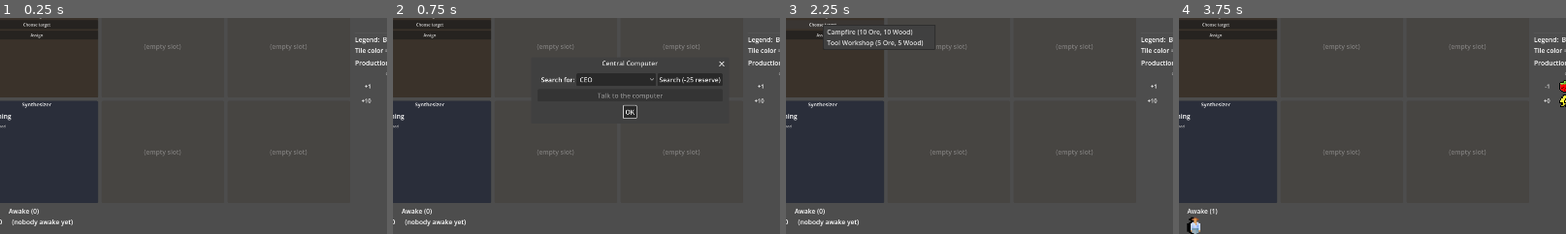
Above: before the commit, frames 1-4 (left to right).
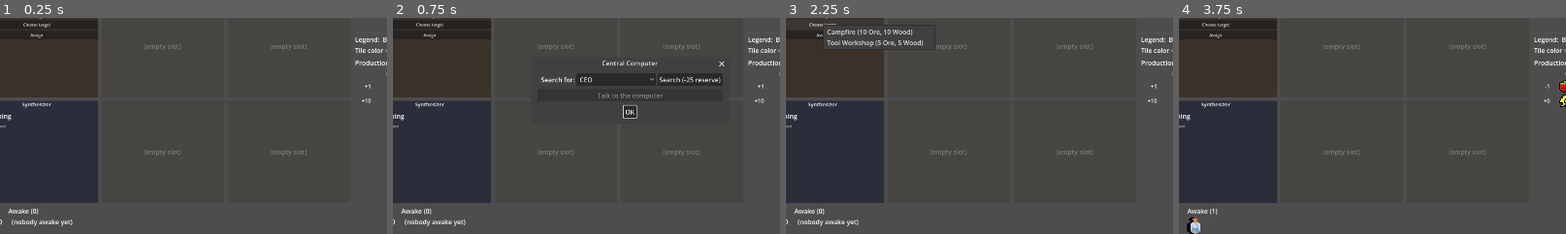
Above: after the commit, the same moments.

Repository: Infornographie/degel
Game: Godot game, scene res://scenes/main_ui.tscn
Same seed, same stepped clock (60 frames per second), same inputs: the game is played once before the commit and once after it.
Inputs:
- Up to frame 1 (0.25 s): no input
- Up to frame 2 (0.75 s): click "Interact" at 0.5 s
- Up to frame 3 (2.25 s): click "OK" at 1.25 s; click "Choose target" at 2 s
- Up to frame 4 (3.75 s): click "Assign" at 2.75 s; click "Wake" at 3.5 s
The pictures show only the part of the screen within x 19-69%, y 32-82%; the shares and areas given below are measured in that part.

The runs differ from the first frame. In frame 1, 0.3% of the frame differs, in the area x 2-19%, y 88-97%; in frame 2, 0.3%; in frame 3, 0.3%; in frame 4, nothing differs.

Commit message:
Nettoyage UI 4
- extraction info view

Diff:
--- a/scenes/main_ui.gd
+++ b/scenes/main_ui.gd
@@ -4,7 +4,6 @@
 
 const BUNKER_BUILDING_IDS: Array[String] = ["computer", "cryo_room", "synthesizer"]
 
-var _famine_label: Label
 var _awake_header: Label
 var _awake_list: HBoxContainer
 var _advance_button: Button
@@ -16,7 +15,6 @@
 var _popup_submenus: Array[PopupMenu] = []
 var _colony_grid: GridContainer
 const COLONY_SLOTS: int = 12
-var _infos_section: VBoxContainer
 var _placement_mode_type_id: String = ""  # si non vide, on est en mode placement d'un type donné
 
 
@@ -90,12 +88,11 @@
 	middle_row.add_theme_constant_override("separation", 16)
 	main_vbox.add_child(middle_row)
 
-	var infos_panel := VBoxContainer.new()
-	infos_panel.size_flags_horizontal = Control.SIZE_EXPAND_FILL
-	infos_panel.size_flags_stretch_ratio = 0.20
-	infos_panel.clip_contents = true
-	middle_row.add_child(infos_panel)
-	_build_infos_section(infos_panel)
+	var infos_section: InfosSection = preload("res://scenes/ui/infos_section.tscn").instantiate()
+	infos_section.size_flags_horizontal = Control.SIZE_EXPAND_FILL
+	infos_section.size_flags_stretch_ratio = 0.20
+	infos_section.clip_contents = true
+	middle_row.add_child(infos_section)
 
 	# Awakened : scrollable et clippé pour ne pas pousser les autres
 	var awake_scroll := ScrollContainer.new()
@@ -120,11 +117,6 @@
 	resources_row.custom_minimum_size = Vector2(0, 50)
 	main_vbox.add_child(resources_row)
 	_build_resources_bar(resources_row)
-
-func _build_infos_section(parent: VBoxContainer) -> void:
-	_infos_section = VBoxContainer.new()
-	parent.add_child(_infos_section)
-	_famine_label = _add_label(parent, "")
 
 func _build_survivors_section(parent: VBoxContainer) -> void:
 	_awake_header = _add_label(parent, tr("LABEL_AWAKE") % 0)
@@ -687,26 +679,10 @@
 # --- Refresh ---
 
 func _refresh(_a = null, _b = null, _c = null, _d = null) -> void:
-	_rebuild_resources()  # met à jour les infos (turn, élec, famine)
-	_famine_label.text = tr("LABEL_FAMINE") % GameState.famine_turns if GameState.famine_turns > 0 else ""
 	_rebuild_lists()
 	_draw_map()
 	_draw_colony()
 	_rebuild_resources_bar()
-
-func _rebuild_resources() -> void:
-	for child in _infos_section.get_children():
-		child.queue_free()
-	_add_label(_infos_section, tr("LABEL_TURN") % GameState.turn)
-	# Bloc énergie
-	var elec_value: float = GameState.resources["electricity"]
-	var elec_parts: Array[String] = []
-	elec_parts.append(tr("LABEL_REACTOR") % GameState.reactor_output)
-	var synth: Building = GameState._find_building_by_type("synthesizer")
-	if synth != null and synth.active:
-		elec_parts.append(tr("LABEL_SYNTH_COST") % GameState.SYNTH_ELECTRICITY_COST)
-	elec_parts.append(tr("LABEL_USABLE") % elec_value)
-	_add_label(_infos_section, tr("LABEL_ELEC_HEADER") + " | ".join(elec_parts))
 
 # --- Listes survivants ---
 
--- /dev/null
+++ b/scenes/ui/infos_section.gd
@@ -0,0 +1,58 @@
+extends Control
+class_name InfosSection
+## Petit panneau d'infos en haut à gauche : tour courant, état de l'électricité
+## (réacteur, conso synthé, usable), label de famine si en cours.
+##
+## Lecture seule, pas d'input. S'abonne directement aux signals de GameState
+## qui peuvent affecter ce qui est affiché.
+
+var _infos: VBoxContainer
+var _famine_label: Label
+
+func _ready() -> void:
+	_build()
+	GameState.turn_advanced.connect(_rebuild)
+	GameState.resources_changed.connect(_rebuild)
+	GameState.famine_started.connect(_rebuild)
+	GameState.famine_ended.connect(_rebuild)
+	GameState.building_assignment_changed.connect(_rebuild)
+	_rebuild()
+
+func _build() -> void:
+	var vbox := VBoxContainer.new()
+	vbox.set_anchors_and_offsets_preset(Control.PRESET_FULL_RECT)
+	add_child(vbox)
+
+	_infos = VBoxContainer.new()
+	vbox.add_child(_infos)
+
+	_famine_label = Label.new()
+	_famine_label.text = ""
+	vbox.add_child(_famine_label)
+
+## Signature tolérante pour absorber les divers payloads des signals branchés.
+func _rebuild(_a = null, _b = null, _c = null, _d = null) -> void:
+	if _infos == null:
+		return
+	for child in _infos.get_children():
+		child.queue_free()
+	# Tour
+	var turn_label := Label.new()
+	turn_label.text = tr("LABEL_TURN") % GameState.turn
+	_infos.add_child(turn_label)
+	# Bloc électricité
+	var elec_value: float = GameState.resources["electricity"]
+	var elec_parts: Array[String] = []
+	elec_parts.append(tr("LABEL_REACTOR") % GameState.reactor_output)
+	var synth: Building = GameState._find_building_by_type("synthesizer")
+	if synth != null and synth.active:
+		elec_parts.append(tr("LABEL_SYNTH_COST") % GameState.SYNTH_ELECTRICITY_COST)
+	elec_parts.append(tr("LABEL_USABLE") % elec_value)
+	var elec_label := Label.new()
+	elec_label.text = tr("LABEL_ELEC_HEADER") + " | ".join(elec_parts)
+	_infos.add_child(elec_label)
+	# Label famine (vide si pas en famine)
+	if GameState.famine_turns > 0:
+		_famine_label.text = tr("LABEL_FAMINE") % GameState.famine_turns
+	else:
+		_famine_label.text = ""
--- /dev/null
+++ b/scenes/ui/infos_section.tscn
@@ -0,0 +1,12 @@
+[gd_scene load_steps=2 format=3 uid="uid://infos_section_v1"]
+
+[ext_resource type="Script" path="res://scenes/ui/infos_section.gd" id="1_infos"]
+
+[node name="InfosSection" type="Control"]
+layout_mode = 3
+anchors_preset = 15
+anchor_right = 1.0
+anchor_bottom = 1.0
+grow_horizontal = 2
+grow_vertical = 2
+script = ExtResource("1_infos")
Not shown, added: scenes/ui/infos_section.gd.uid
Not shown, changed: ROADMAP.md
